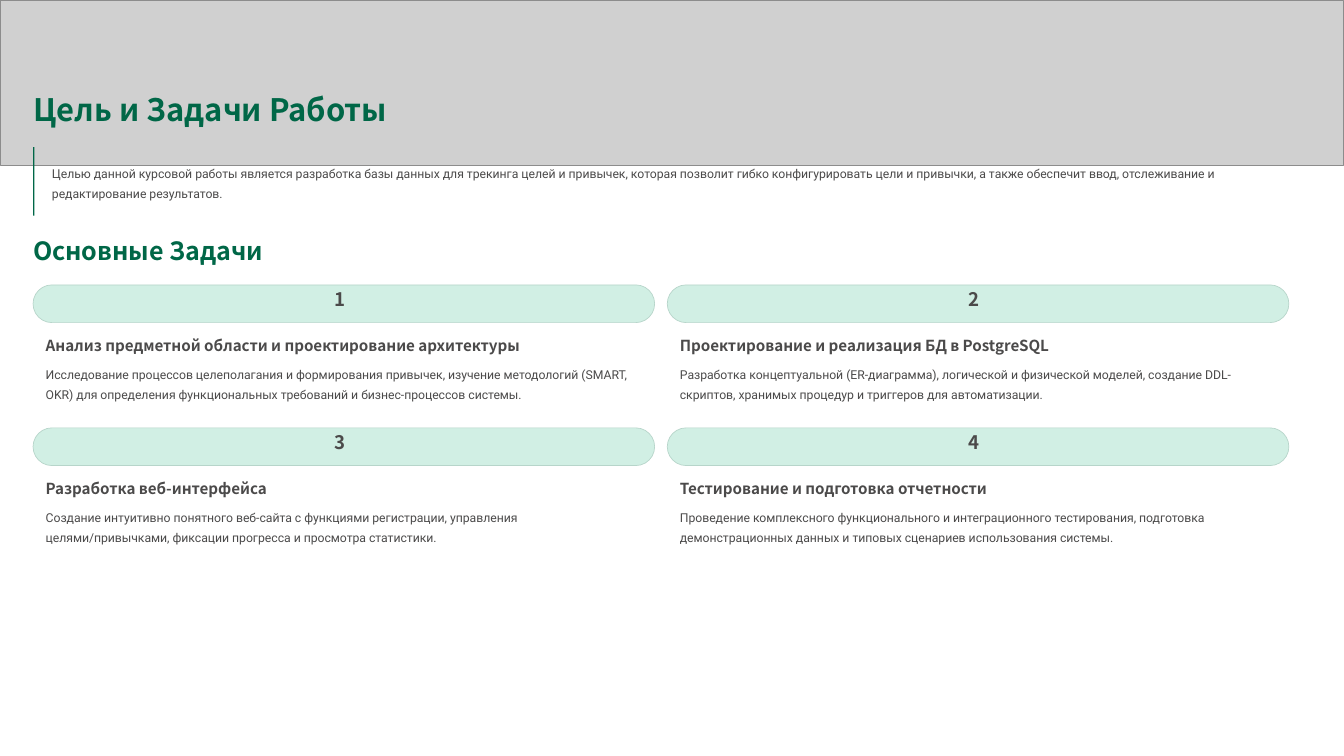
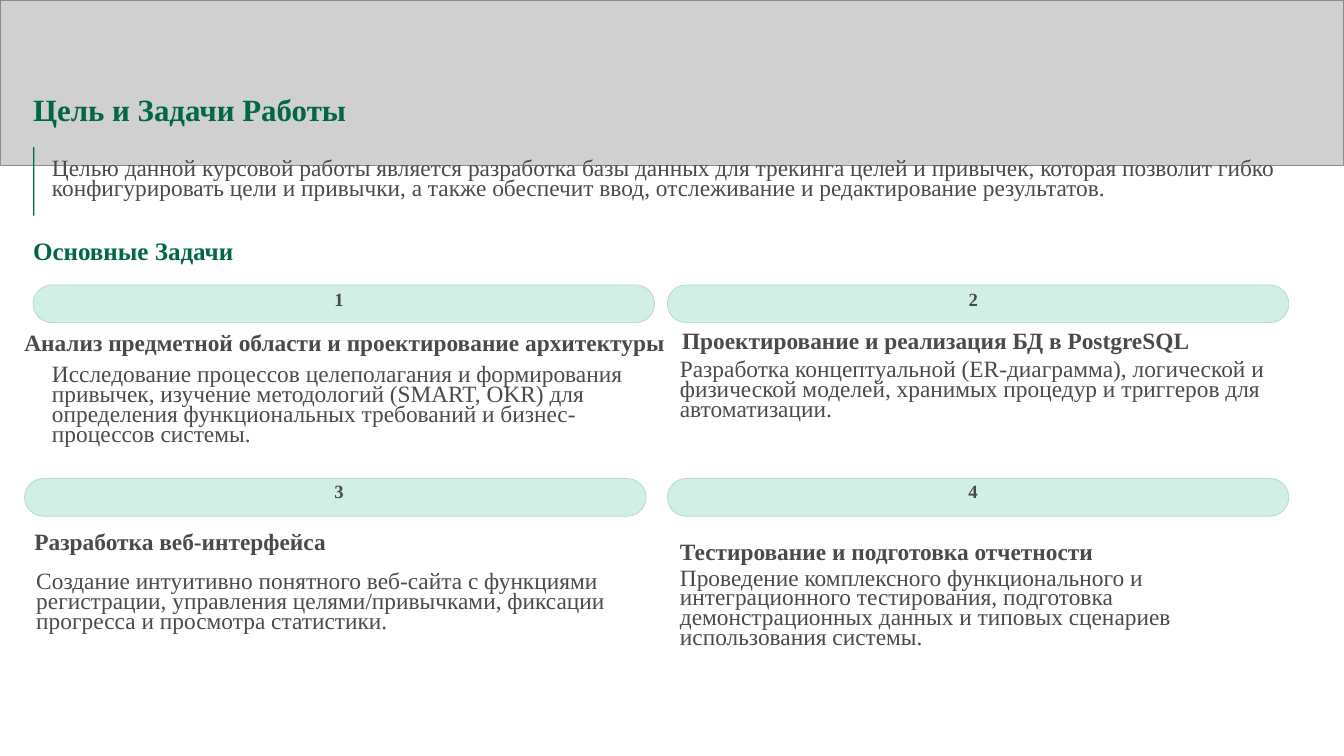
Before and after one commit to dasha2005nastya2006-ai/subd-kursach-414, a slide deck: slide 2 of Tebenkov/Tebenkov.pptx. Drawn at 1344x756 pixels with LibreOffice and Linux fonts; fonts in the diff are those of the drawing; grey boxes stand for pictures; background and template pictures are left out. Boxes give left, top, right and bottom in pixels: in the first picture for what was removed or moved away, otherwise in the second. Text is boxed around its words. In the diff, an @@ line names an element or a change of style, - is before the commit and + after.

```diff
--- a/Tebenkov/Tebenkov.pptx
+++ b/Tebenkov/Tebenkov.pptx
@@ text "Анализ предметной области и проектирование ..." moved from (x1=46, y1=338, x2=519, y2=355) to (x1=24, y1=334, x2=664, y2=356) @@
@@ text at (x1=680, y1=360, x2=1263, y2=402): text changed; size 10.5 to 20 pt; font Roboto to Times New Roman @@
-Разработка концептуальной (ER-диаграмма), логической и физической моделей, создание DDL-скриптов, хранимых процедур и триггеров для автоматизации.
+Разработка концептуальной (ER-диаграмма), логической и физической моделей, хранимых процедур и триггеров для автоматизации.
@@ rounded rectangle moved from (x1=33, y1=428, x2=654, y2=465) to (x1=24, y1=479, x2=646, y2=517) @@
@@ 2 texts, 1 rounded rectangle moved together from (x1=334, y1=428, x2=1289, y2=465) to (x1=334, y1=479, x2=1289, y2=517) @@
@@ font Noto Sans CJK SC to Times New Roman in 6 elements at (x1=33, y1=99, x2=346, y2=127), (x1=33, y1=243, x2=233, y2=265), (x1=334, y1=293, x2=343, y2=306), (x1=969, y1=293, x2=978, y2=306), (x1=334, y1=485, x2=343, y2=498), (x1=968, y1=485, x2=977, y2=498) @@
@@ text "Разработка веб-интерфейса" moved from (x1=46, y1=481, x2=267, y2=498) to (x1=34, y1=533, x2=325, y2=555) @@
@@ size 13 to 20 pt, font Noto Sans CJK SC to Times New Roman in 4 elements at (x1=682, y1=333, x2=1190, y2=354), (x1=24, y1=334, x2=664, y2=356), (x1=34, y1=533, x2=325, y2=555), (x1=680, y1=544, x2=1093, y2=565) @@
@@ text "Тестирование и подготовка отчетности" moved from (x1=680, y1=482, x2=987, y2=498) to (x1=680, y1=544, x2=1093, y2=565) @@
@@ size 10.5 to 20 pt, font Roboto to Times New Roman in 4 elements at (x1=52, y1=159, x2=1274, y2=201), (x1=52, y1=366, x2=622, y2=447), (x1=680, y1=570, x2=1171, y2=646), (x1=36, y1=572, x2=604, y2=634) @@
@@ text "Создание интуитивно понятного веб-сайта с ..." moved from (x1=46, y1=513, x2=517, y2=545) to (x1=36, y1=572, x2=604, y2=634) @@
@@ text "Проведение комплексного функционального и интеграционного ..." moved from (x1=680, y1=513, x2=1204, y2=545) to (x1=680, y1=570, x2=1171, y2=646) @@
```
Also in this commit, not shown: 8 other slides changed.
